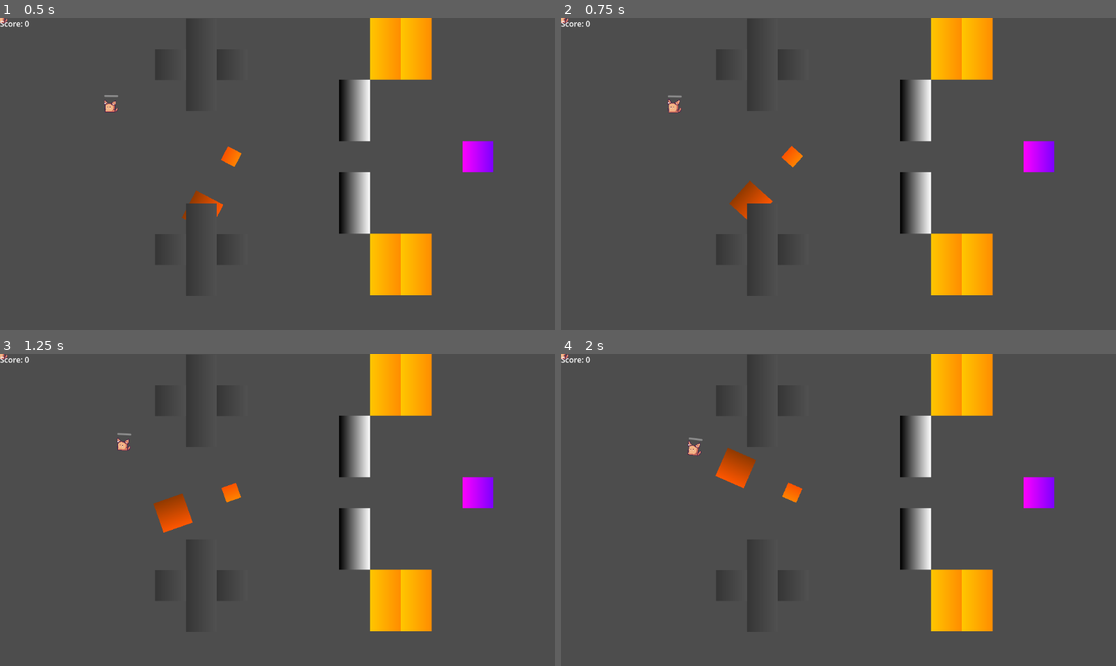
Above: before the commit, frames 1-4 (two rows, left to right).
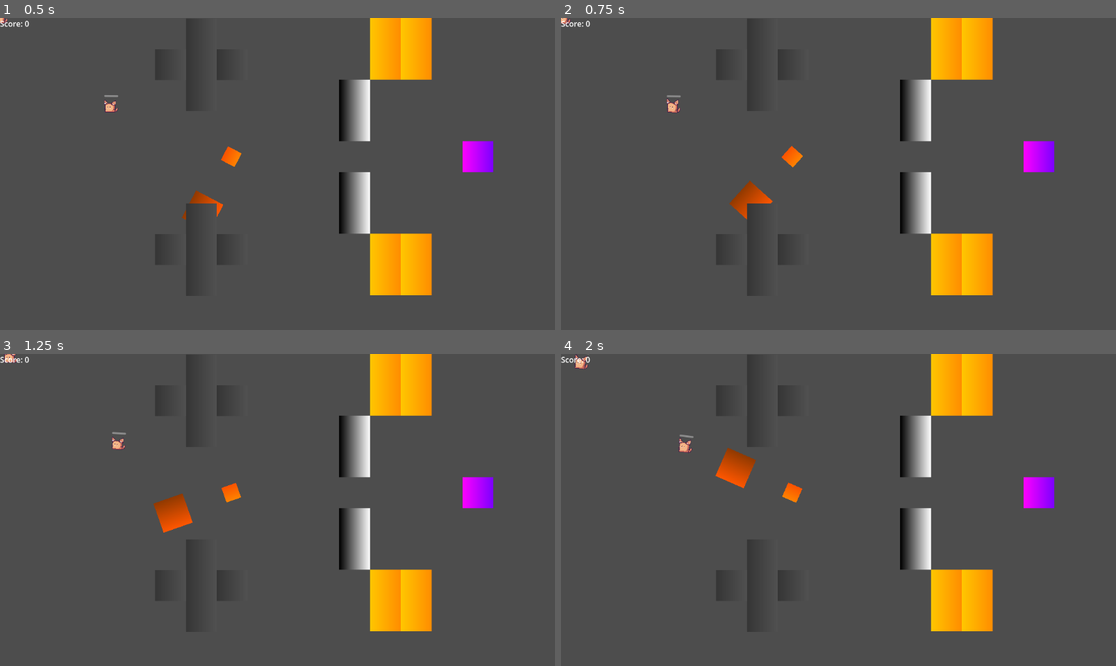
Above: after the commit, the same moments.

Repository: OgGhostJelly/TMC2
Game: Godot game, scene res://objects/game/game.tscn
Two runs of this game, one before a commit and one after it. Both use one fixed random seed, a clock stepped at 60 frames per second and the inputs below.
Inputs (mouse positions are in pixels of both pictures, inside the frame that each line leads up to):
- Up to frame 1 (0.5 s): no input
- Up to frame 2 (0.75 s): move the mouse to (960, 158) at 0.52 s; click (960, 158) at 0.6 s
- Up to frame 3 (1.25 s): no input
- Up to frame 4 (2 s): move the mouse to (727, 525) at 1.27 s; click (727, 525) at 1.35 s

Frame 1 is identical in both runs. In frame 2, less than 0.1% of the frame differs, in the area x 0-22%, y 0-31%; in frame 3, 0.2%; in frame 4, 0.3%, in the area x 0-26%, y 0-33%.

Commit message:
randomised speed and multi-grab

Diff:
--- a/autoloads/cat_manager.gd
+++ b/autoloads/cat_manager.gd
@@ -1,31 +1,30 @@
 extends Node
 
 
-var selected_cat: Cat = null: set = _on_selected_cat_changed
+const GRAB_AMOUNT: int = 2
+var selected_cats: Array = []
 
 
 func _physics_process(_delta: float) -> void:
-	if not is_instance_valid(selected_cat): return
-	selected_cat.move()
+	for cat in selected_cats: cat.move()
+
+	print(selected_cats)
 
 
 func _input(event: InputEvent) -> void:
 	if not event.is_action("move"): return
-	selected_cat = null if not event.is_pressed() else get_closest_cat()
+	selected_cats = [] if not event.is_pressed() else get_cats().slice(0,GRAB_AMOUNT)
 
 
-func get_closest_cat() -> Cat:
+func get_cats() -> Array:
 	var global_mouse_position: Vector2 = get_tree().current_scene.get_global_mouse_position()
-	var closest_cat: Cat = null
-	var closest_distance: float = INF
 
-	for cat in get_tree().get_nodes_in_group('cats'):
-		var distance: float = global_mouse_position.distance_squared_to(cat.global_position)
-		if distance < closest_distance:
-			closest_distance = distance
-			closest_cat = cat
+	var cats: Array = get_tree().get_nodes_in_group('cats')
+	cats.sort_custom(func(a,b):
+		return global_mouse_position.distance_squared_to(a.global_position) < global_mouse_position.distance_squared_to(b.global_position)
+		)
 
-	return closest_cat
+	return cats
 
 
 func spawn_cat(position: Vector2) -> void:
@@ -33,11 +32,3 @@
 	var obj: Node2D = cat.instantiate()
 	obj.global_position = position
 	get_tree().current_scene.call_deferred('add_child', obj)
-
-
-func _on_selected_cat_changed(value: Cat) -> void:
-	if not selected_cat == value:
-		if is_instance_valid(value): value.selected()
-		if is_instance_valid(selected_cat): selected_cat.deselected()
-
-	selected_cat = value
--- a/objects/cat/cat.gd
+++ b/objects/cat/cat.gd
@@ -2,7 +2,8 @@
 class_name Cat
 
 
-@export var speed: float = 1.5
+@export var speeds: Vector2 = Vector2(0.3,1.5)
+var speed: float = randf_range(speeds.x, speeds.y)
 @onready var sprite: AnimatedSprite2D = $Sprite2D
 
 
--- a/objects/game/game.tscn
+++ b/objects/game/game.tscn
@@ -37,3 +37,9 @@
 
 [node name="Cat2" parent="." instance=ExtResource("1_d6la8")]
 position = Vector2(229, 187)
+
+[connection signal="body_entered" from="TileMap/TreadmillUp" to="TileMap/TreadmillUp" method="_on_body_entered" flags=18]
+[connection signal="body_entered" from="TileMap/@TreadmillUp@22697" to="TileMap/@TreadmillUp@22697" method="_on_body_entered" flags=18]
+[connection signal="body_entered" from="TileMap/TreadmillDown" to="TileMap/TreadmillDown" method="_on_body_entered" flags=18]
+[connection signal="body_entered" from="TileMap/@TreadmillDown@22698" to="TileMap/@TreadmillDown@22698" method="_on_body_entered" flags=18]
+[connection signal="body_entered" from="TileMap/Makecatinator6900" to="TileMap/Makecatinator6900" method="_on_body_entered" flags=18]
